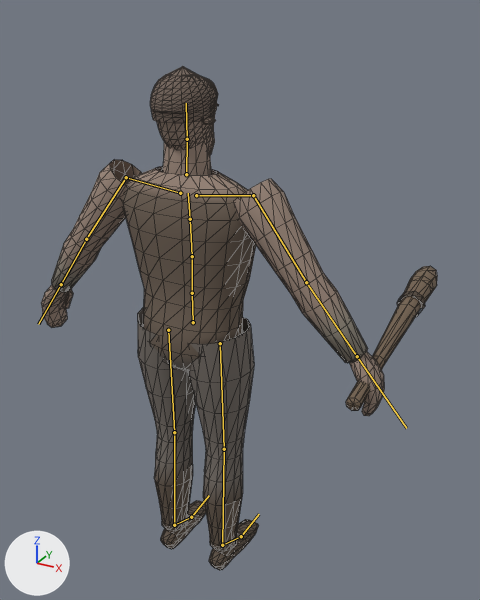
Before and after pictures for a commit that changed the glTF model assets/models/characters/thug.glb.
Rendered twice from a 50 mm lens placed at (1.3, -1.98, 2.3), pointed at (-0.01, 0.39, 1.11). The lights are fixed; the arrows at lower left show +X, +Y and +Z. The older version comes first. The bones that change, and the others that lie on the model, are drawn over the model as lines. Mesh edges are drawn as thin lines.

Objects in the first picture: 'Thug'.
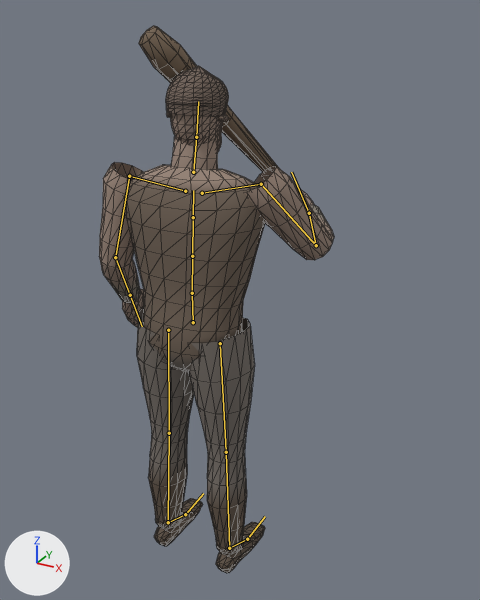
The newer file adds an action. The first version stands in its rest pose; the second is drawn at frame 27 of the action 'talk'.

Boxes (x1, y1, x2, y2) around the edits, measured in the pictures (480 x 600 px):
```json
{"object": "Thug", "change": "posed", "before": [41, 66, 437, 570], "after": [99, 26, 334, 573], "on screen": "41% narrower, 9% taller"}
{"bone": "Chest", "before": "(192, 256) to (190, 219)", "after": "(192, 256) to (193, 217)"}
{"bone": "UpperChest", "before": "(190, 219) to (188, 193)", "after": "(193, 217) to (193, 190)"}
{"bone": "Head", "before": "(187, 139) to (186, 103)", "after": "(196, 137) to (198, 101)"}
{"bone": "RightShoulder", "before": "(196, 195) to (253, 195)", "after": "(202, 193) to (261, 184)"}
{"bone": "RightUpperArm", "before": "(253, 195) to (306, 282)", "after": "(261, 184) to (316, 245)"}
{"bone": "RightLowerArm", "before": "(306, 282) to (357, 356)", "after": "(316, 245) to (309, 213)"}
{"bone": "RightHand", "before": "(357, 356) to (406, 428)", "after": "(309, 213) to (291, 172)"}
{"bone": "LeftUpperArm", "before": "(126, 177) to (86, 239)", "after": "(129, 176) to (115, 257)"}
{"bone": "LeftLowerArm", "before": "(86, 239) to (61, 284)", "after": "(115, 257) to (130, 295)"}
{"bone": "RightUpperLeg", "before": "(220, 343) to (224, 449)", "after": "(220, 343) to (226, 452)"}
{"bone": "RightLowerLeg", "before": "(224, 449) to (222, 545)", "after": "(226, 452) to (229, 548)"}
{"bone": "RightFoot", "before": "(222, 545) to (241, 536)", "after": "(229, 548) to (247, 539)"}
{"bone": "LeftUpperLeg", "before": "(168, 330) to (174, 432)", "after": "(168, 330) to (169, 433)"}
{"bone": "LeftLowerLeg", "before": "(174, 432) to (174, 525)", "after": "(169, 433) to (168, 522)"}
{"bone": "LeftFoot", "before": "(174, 525) to (191, 517)", "after": "(168, 522) to (185, 514)"}
```

Edits to the scene script, one JSON object a line:
```json
{"block": "bone_spine", "where": "bone_spine = bpy.data.objects['Armature'].pose.bones['Spine']  # child of 'Hips'"}
{"op": "set", "path": "bone_spine.rotation_quaternion", "old": "(1.0, 0.0, 0.0, 0.0)", "new": "(1.0, 0.024, 0.013, -0.001)", "note": "degrees (0, 0, 0) -> degrees (3, 1, 0)"}
{"block": "bone_chest", "where": "bone_chest = bpy.data.objects['Armature'].pose.bones['Chest']  # child of 'Spine'"}
{"op": "set", "path": "bone_chest.rotation_quaternion", "old": "(1.0, 0.0, 0.0, 0.0)", "new": "(1.0, 0.027, 0.015, 0.0)", "note": "degrees (0, 0, 0) -> degrees (3, 2, 0)"}
{"block": "bone_upperchest", "where": "bone_upperchest = bpy.data.objects['Armature'].pose.bones['UpperChest']  # child of 'Chest'"}
{"op": "set", "path": "bone_upperchest.rotation_quaternion", "old": "(1.0, 0.0, 0.0, 0.0)", "new": "(1.0, 0.027, 0.015, 0.001)", "note": "degrees (0, 0, 0) -> degrees (3, 2, 0)"}
{"block": "bone_head", "where": "bone_head = bpy.data.objects['Armature'].pose.bones['Head']  # child of 'Neck'"}
{"op": "set", "path": "bone_head.rotation_quaternion", "old": "(1.0, 0.0, 0.0, 0.0)", "new": "(1.0, 0.001, 0.03, 0.0)", "note": "degrees (0, 0, 0) -> degrees (0, 3, 0)"}
{"block": "bone_rightshoulder", "where": "bone_rightshoulder = bpy.data.objects['Armature'].pose.bones['RightShoulder']  # child of 'UpperChest'"}
{"op": "set", "path": "bone_rightshoulder.rotation_quaternion", "old": "(1.0, 0.0, 0.0, 0.0)", "new": "(0.999, 0.052, 0.002, 0.0)", "note": "degrees (0, 0, 0) -> degrees (6, 0, 0)"}
{"block": "bone_rightupperarm", "where": "bone_rightupperarm = bpy.data.objects['Armature'].pose.bones['RightUpperArm']  # child of 'RightShoulder'"}
{"op": "set", "path": "bone_rightupperarm.rotation_quaternion", "old": "(1.0, 0.0, 0.0, 0.0)", "new": "(0.935, 0.347, -0.062, 0.047)", "note": "degrees (0, 0, 0) -> degrees (41, -9, 3)"}
{"block": "bone_rightlowerarm", "where": "bone_rightlowerarm = bpy.data.objects['Armature'].pose.bones['RightLowerArm']  # child of 'RightUpperArm'"}
{"op": "set", "path": "bone_rightlowerarm.rotation_quaternion", "old": "(1.0, 0.0, 0.0, 0.0)", "new": "(0.808, 0.59, 0.0, 0.0)", "note": "degrees (0, 0, 0) -> degrees (72, 0, 0)"}
{"block": "bone_righthand", "where": "bone_righthand = bpy.data.objects['Armature'].pose.bones['RightHand']  # child of 'RightLowerArm'"}
{"op": "set", "path": "bone_righthand.rotation_quaternion", "old": "(1.0, 0.0, 0.0, 0.0)", "new": "(0.988, 0.156, 0.0, 0.0)", "note": "degrees (0, 0, 0) -> degrees (18, 0, 0)"}
{"block": "bone_leftupperarm", "where": "bone_leftupperarm = bpy.data.objects['Armature'].pose.bones['LeftUpperArm']  # child of 'LeftShoulder'"}
{"op": "set", "path": "bone_leftupperarm.rotation_quaternion", "old": "(1.0, 0.0, 0.0, 0.0)", "new": "(0.974, 0.078, -0.03, -0.209)", "note": "degrees (0, 0, 0) -> degrees (10, -1, -24)"}
{"block": "bone_leftlowerarm", "where": "bone_leftlowerarm = bpy.data.objects['Armature'].pose.bones['LeftLowerArm']  # child of 'LeftUpperArm'"}
{"op": "set", "path": "bone_leftlowerarm.rotation_quaternion", "old": "(1.0, 0.0, 0.0, 0.0)", "new": "(0.966, 0.259, 0.0, 0.0)", "note": "degrees (0, 0, 0) -> degrees (30, 0, 0)"}
{"block": "bone_rightupperleg", "where": "bone_rightupperleg = bpy.data.objects['Armature'].pose.bones['RightUpperLeg']  # child of 'Hips'"}
{"op": "set", "path": "bone_rightupperleg.rotation_quaternion", "old": "(1.0, 0.0, 0.0, 0.0)", "new": "(1.0, -0.014, 0.0, -0.017)", "note": "degrees (0, 0, 0) -> degrees (-2, 0, -2)"}
{"block": "bone_rightlowerleg", "where": "bone_rightlowerleg = bpy.data.objects['Armature'].pose.bones['RightLowerLeg']  # child of 'RightUpperLeg'"}
{"op": "set", "path": "bone_rightlowerleg.rotation_quaternion", "old": "(1.0, 0.0, 0.0, 0.0)", "new": "(1.0, 0.029, 0.0, 0.0)", "note": "degrees (0, 0, 0) -> degrees (3, 0, 0)"}
{"block": "bone_rightfoot", "where": "bone_rightfoot = bpy.data.objects['Armature'].pose.bones['RightFoot']  # child of 'RightLowerLeg'"}
{"op": "set", "path": "bone_rightfoot.rotation_quaternion", "old": "(1.0, 0.0, 0.0, 0.0)", "new": "(1.0, -0.015, 0.015, 0.007)", "note": "degrees (0, 0, 0) -> degrees (-2, 2, 1)"}
{"block": "bone_leftupperleg", "where": "bone_leftupperleg = bpy.data.objects['Armature'].pose.bones['LeftUpperLeg']  # child of 'Hips'"}
{"op": "set", "path": "bone_leftupperleg.rotation_quaternion", "old": "(1.0, 0.0, 0.0, 0.0)", "new": "(1.0, -0.014, 0.0, 0.017)", "note": "degrees (0, 0, 0) -> degrees (-2, 0, 2)"}
{"block": "bone_leftlowerleg", "where": "bone_leftlowerleg = bpy.data.objects['Armature'].pose.bones['LeftLowerLeg']  # child of 'LeftUpperLeg'"}
{"op": "set", "path": "bone_leftlowerleg.rotation_quaternion", "old": "(1.0, 0.0, 0.0, 0.0)", "new": "(1.0, 0.029, 0.0, 0.0)", "note": "degrees (0, 0, 0) -> degrees (3, 0, 0)"}
{"block": "bone_leftfoot", "where": "bone_leftfoot = bpy.data.objects['Armature'].pose.bones['LeftFoot']  # child of 'LeftLowerLeg'"}
{"op": "set", "path": "bone_leftfoot.rotation_quaternion", "old": "(1.0, 0.0, 0.0, 0.0)", "new": "(1.0, -0.015, -0.015, -0.007)", "note": "degrees (0, 0, 0) -> degrees (-2, -2, -1)"}
```
